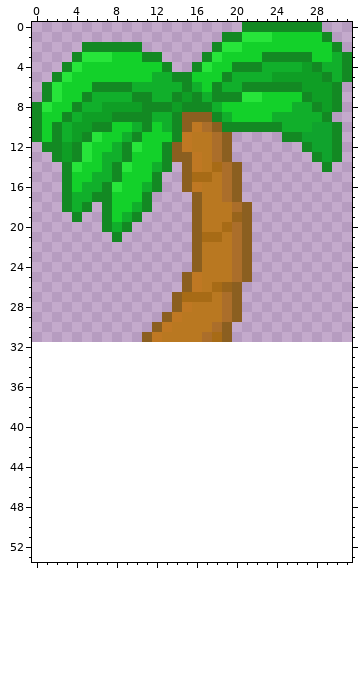
File history of a pixel-art sprite, Assets/Sprites/Tiles/PalmTree.png. The picture above was drawn from the file before the commit.
The file is 32x32 pixels. Colours within 5 levels of each other are drawn and written as one. The old version is drawn lined up with the new one, on the new canvas.
The same view after the edit:
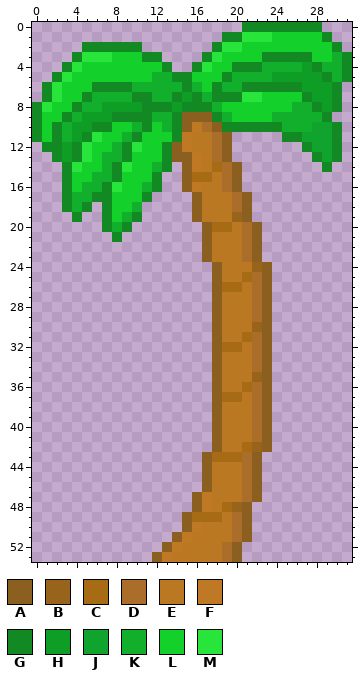
Palette (. is transparent): A #8b5f20  B #98641b  C #a76b16  D #ab6e2a  E #b97821  F #bf7823  G #138923  H #0f9e25  J #10a32d  K #11af2b  L #13d12a  M #27e53a
Changes in this commit:
canvas 32x32 -> 32x54
@@ x 9..25 @@
 16 LLKG..AFEEDA.....
-17 LLG....AEEDA.....
-18 LKG....AEEEDA....
+17 LLG....AEEEDA....
+18 LK.....AEEEDA....
 19 KG.....AEEEBA....
-20 G......AEECDA....
-21 .......ACCEDA....
-22 .......AEEEDA....
-23 .......AEEEDA....
-24 .......AEEEDA....
-25 ......AFEEEDA....
-26 ......AFECBA.....
-27 .....ACCCEDA.....
-28 .....AFEEEDA.....
-29 ....AFEEEEDA.....
-30 ...AFEEEEDA......
-31 ..AFEEEEDCA......
-32 .................
-33 .................
-34 .................
-35 .................
-36 .................
-37 .................
-38 .................
-39 .................
-40 .................
-41 .................
-42 .................
-43 .................
-44 .................
-45 .................
-46 .................
-47 .................
-48 .................
-49 .................
-50 .................
-51 .................
-52 .................
-53 .................
+20 G.......ACCEDA...
+21 ........AEEEDA...
+22 ........AEEEDA...
+23 ........AEEEDA...
+24 .........AEEEBA..
+25 .........AEECDA..
+26 .........ACCEDA..
+27 .........AEEEDA..
+28 .........AEEEDA..
+29 .........AEEEDA..
+30 .........AEEEBA..
+31 .........AEECDA..
+32 .........ACCEDA..
+33 .........AEEEDA..
+34 .........AEEEDA..
+35 .........AEEEBA..
+36 .........AEECDA..
+37 .........ACCEDA..
+38 .........AEEEDA..
+39 .........AEEEDA..
+40 .........AEEEDA..
+41 .........AEEEDA..
+42 .........AEECBA..
+43 ........ACCCDA...
+44 ........AEEEDA...
+45 ........AEEEDA...
+46 ........AEEEDA...
+47 .......AFEEEDA...
+48 .......AFECBA....
+49 ......ACCCEDA....
+50 ......AFEEEDA....
+51 .....AFEEEEDA....
+52 ....AFEEEEDA.....
+53 ...AFEEEEEDA.....
Boxes around the changes in both pictures, in picture pixels (x1, y1, x2, y2):
changed: (142, 192, 272, 562)
